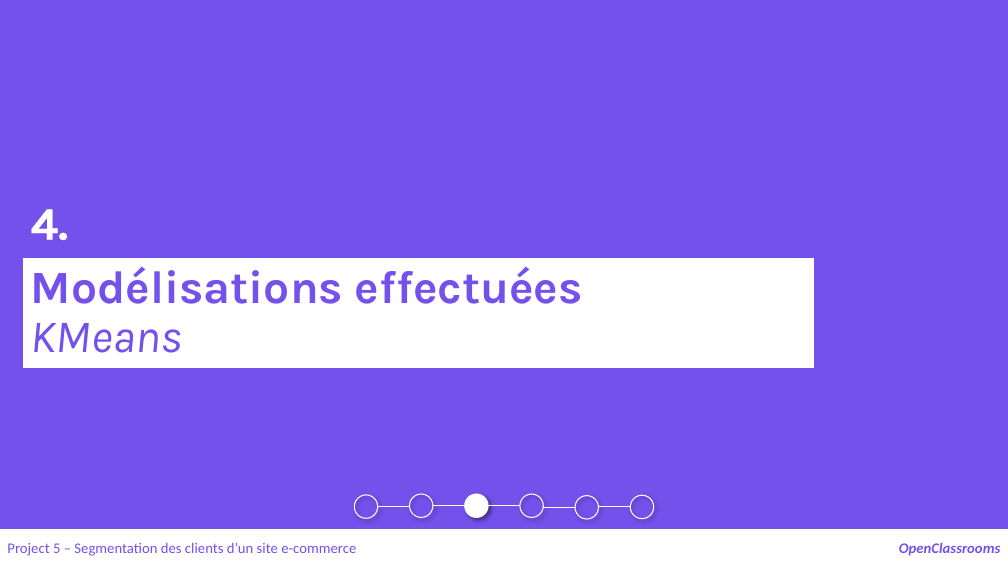
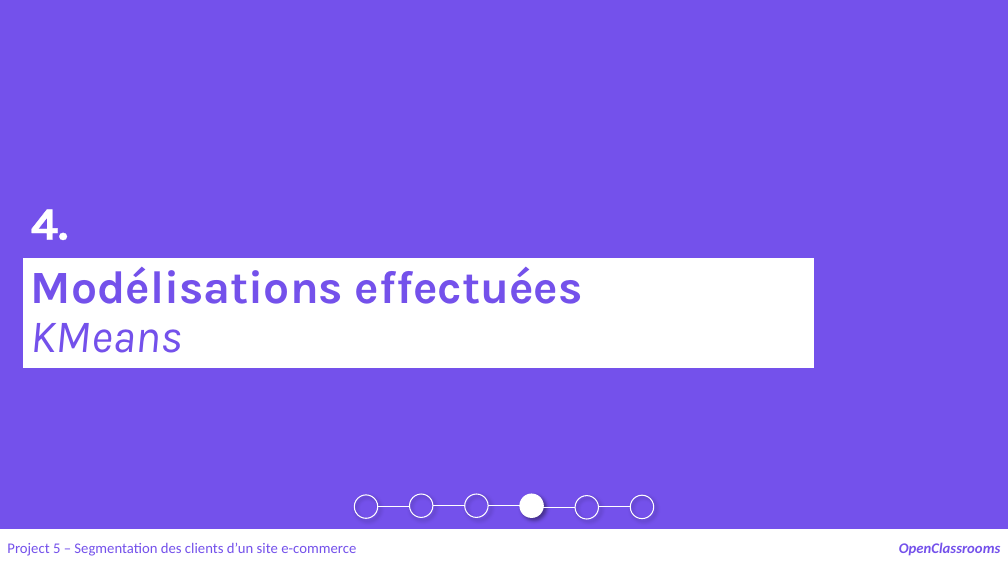
Before and after one commit to samirhinojosa/OC-P5-segment-customers-of-website, a slide deck: slide 27 of supports/P5_presentation v3.pptx (slide 29 before the commit). Drawn at 1008x567 pixels with LibreOffice and Linux fonts; fonts in the diff are those of the drawing. Boxes give left, top, right and bottom in pixels: in the first picture for what was removed or moved away, otherwise in the second. Text is boxed around its words. In the diff, an @@ line names an element or a change of style, - is before the commit and + after.

```diff
--- a/supports/P5_presentation v3.pptx
+++ b/supports/P5_presentation v3.pptx
@@ ellipse at [465,494,488,517]: fill #FFFFFF to none @@
@@ ellipse at [520,494,544,517]: fill none to #FFFFFF @@
```
Also in this commit, not shown: 11 other slides changed, 3 slides added, 1 other file.
